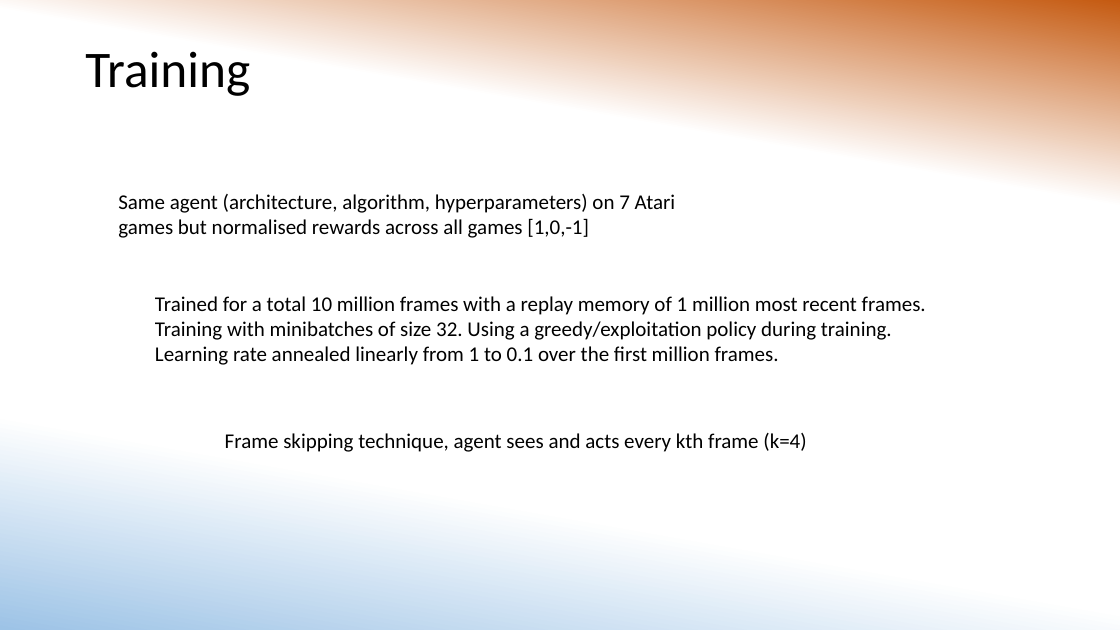
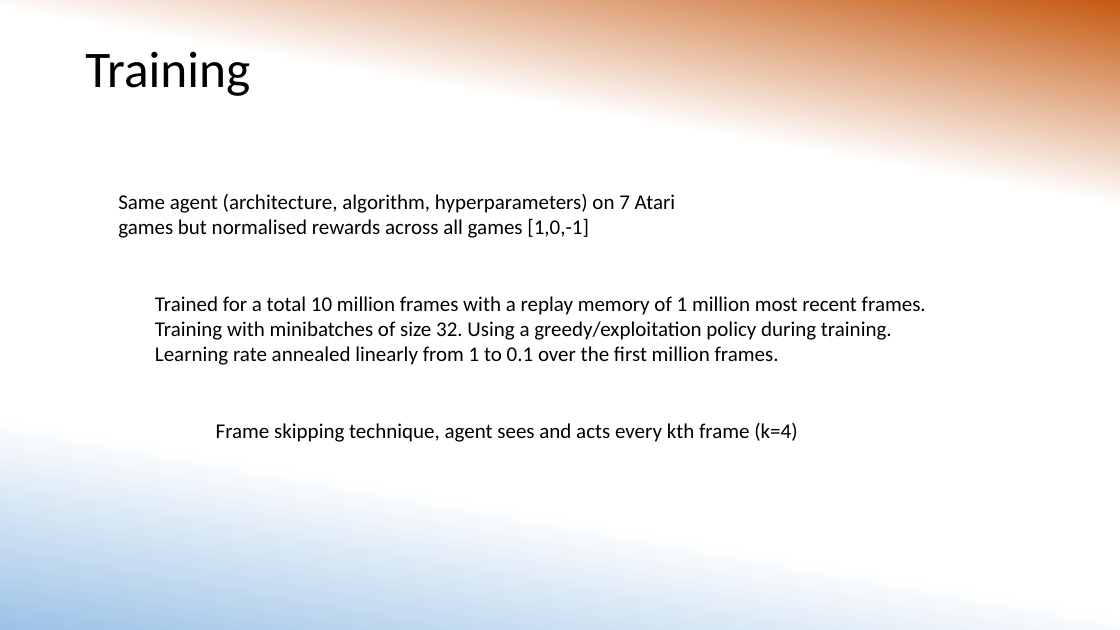
Before and after one commit to MorganMWJ/sem1020-paper-presentations, a slide deck: slide 8 of DQN/dqn_slides.pptx. Drawn at 1120x630 pixels with LibreOffice and Linux fonts; fonts in the diff are those of the drawing. Boxes give left, top, right and bottom in pixels: in the first picture for what was removed or moved away, otherwise in the second. Text is boxed around its words. In the diff, an @@ line names an element or a change of style, - is before the commit and + after.

```diff
--- a/DQN/dqn_slides.pptx
+++ b/DQN/dqn_slides.pptx
@@ text "Frame skipping technique, agent sees ...": place and size @@
-text "Frame skipping technique, agent sees ..." at (225,433,806,452)
+text "Frame skipping technique, agent sees ..." at (216,423,797,442)
```
Also in this commit, not shown: 3 other slides changed, 2 slides added, 4 other files.
